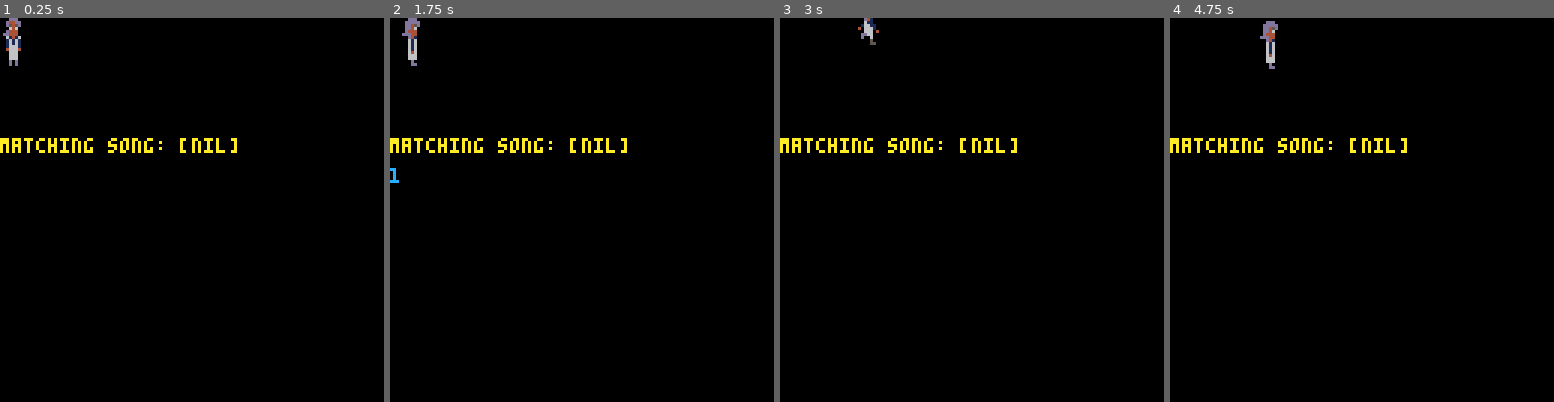
Above: before the commit, frames 1-4 (left to right).
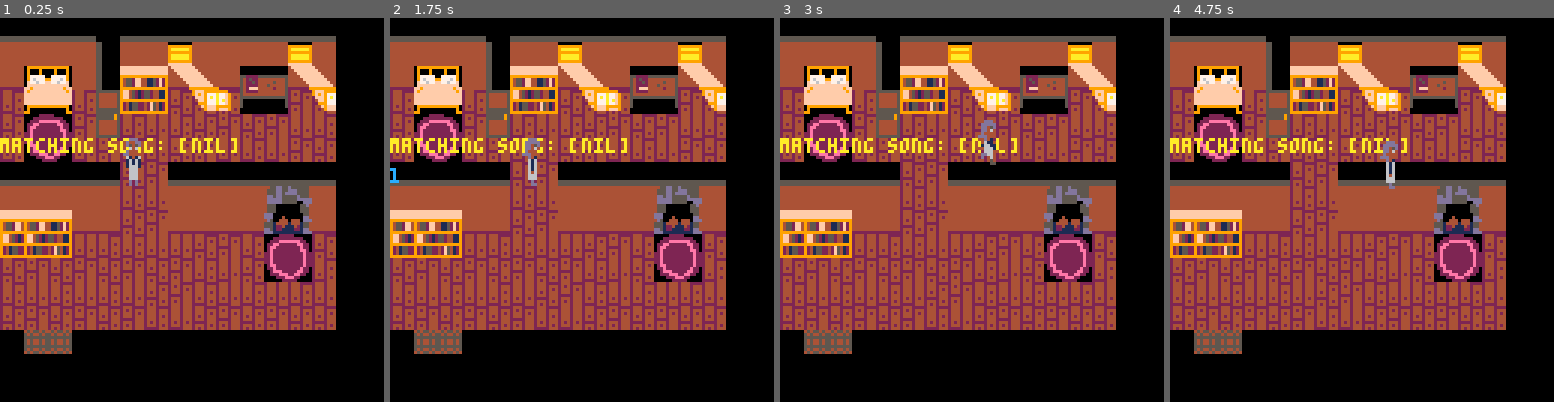
Above: after the commit, the same moments.

Repository: jamala/ggj-homesong
Game: PICO-8 cartridge homesong.p8
Two runs of this game, one before a commit and one after it. Both use one fixed random seed, a clock stepped at 60 frames per second and the inputs below.
Inputs:
- Up to frame 1 (0.25 s): no input
- Up to frame 2 (1.75 s): tap X (X key) at 0.33, 1.07 s; tap O (Z key) at 0.7, 1.7 s; hold Right from 1.6 s (still down)
- Up to frame 3 (3 s): tap X (X key) at 1.85, 2.97 s; release Right at 2.1 s; tap O (Z key) at 2.1, 2.5, 2.9 s; hold Up 2.15-2.42 s; hold Right from 2.47 s (still down)
- Up to frame 4 (4.75 s): release Right at 3.03 s; hold Left 3.08-3.58 s; tap O (Z key) every 0.4 s from 3.3 to 4.5 s; hold Down 3.63-3.97 s; hold Right 4.02-4.68 s; tap X (X key) at 4.08 s; hold Up from 4.73 s (still down)

The runs differ from the first frame. In frame 1, 61% of the frame differs, in the area x 0-88%, y 0-88%; in frame 2, 61%; in frame 3, 61%; in frame 4, 61%.

Commit message:
inside/outside behavior

Diff:
--- a/homesong.p8
+++ b/homesong.p8
@@ -3,6 +3,7 @@
 __lua__
 
 function _init()
+ inside = true
 	singing = false
 	vollow = false
 	songlist =
@@ -14,12 +15,12 @@
 
 
 	world = {}
-
-	play_inside(64)
-
 	maplocked = true
 	debug = {}
 
+	go_inside()
+	player.x=40
+	player.y=40
 end
 
 function _update()
@@ -92,10 +93,26 @@
 	if (m) then
 	playerspr:update()
 	else playerspr.frame = 1 end
+
+
+ if inside then
+  tileflag=fget(mget(player.x/8,player.y/8))
+  if tileflag == 64 then go_outside() end
+ else
+  tileflag=fget(mget(player.x/8+16,player.y/8+1))
+  if tileflag == 128 then go_inside() end
+ end
 end
 
 function _draw()
  cls()
+ if inside then
+  map(0,0,0,0,14,14)
+  camera()
+ else
+  map(16,1,0,0,100,100)
+ 	camera(player.x-64,player.y-64)
+ end
  print ("matching song: ",0,40,10)
  print (match,60,40,10)
  for i = 1,#notes do
@@ -115,10 +132,24 @@
  for i = 1, #debug do
 
 
- 	print(debug[i],75,10*i,10)
+ print(debug[i],player.x,player.y-40,10)
  end
  debug = {}
 
+end
+
+function go_inside()
+ inside=true
+	play_inside(64)
+ player.x=10
+ player.y=90
+end
+
+function go_outside()
+ inside=false
+ play_outside(64)
+ player.x=405
+ player.y=245
 end
 -->8
 
@@ -358,151 +389,179 @@
 00222eee22ee220055512241114215549241552242f54129555122411142155400066600000506000006050000066600000d060000060d000244555544444420
 0000222eee220000dd51221111221dd49241552242f54129dd51221111221dd4000d0d0000000d00000d00000005050000000500000500000244555544444420
 0000002222200000ddd1111111111ddd9999999999999999ddd1111111111ddd000d0d0000000d00000d00000005050000000500000500000222555522222220
+0000000000000000000000000000000000000000000000000000000000000000000000000000000000000000000000000000000000000000000000e3f3e3f3f3
+e3f3e2f2e3f300000000000000000000000000000000000000000000000000000000000000000000000000000000000000000000000000000000000000000000
+0000000000000000000000000000000000000000000000000000000000000000000000000000000000000000000000000000000000000000000000e2f2e2f2e2
+f3e2f2e2f2e200000000000000000000000000000000000000000000000000000000000000000000000000000000000000000000000000000000000000000000
+0000000000000000000000000000000000000000000000000000000000000000000000000000000000000000000000000000000000000000000000e3f3e3f3f2
+f2e3f3e3f3e300000000000000000000000000000000000000000000000000000000000000000000000000000000000000000000000000000000000000000000
+0000000000000000000000000000000000000000000000000000000000000000000000000000000000000000000000000000000000000000000000e2f2e2f2e2
+f2e2f2e2f2e200000000000000000000000000000000000000000000000000000000000000000000000000000000000000000000000000000000000000000000
+0000000000000000000000000000000000000000000000000000000000000000000000000000000000000000000000000000000000000000000000e3f3e3f3e3
+f3e3f3e3f3e300000000000000000000000000000000000000000000000000000000000000000000000000000000000000000000000000000000000000000000
 __gff__
 0000000000000000000000000000000000000000000000000000000000000000000000000000000000000000000000000000000000000000000000000000000000000001000101004000000000000000000000000001010000000000000000000000000000000000000000000000808000000000000000000000000000008080
 0000000000000000000000000000000000000000000000000000000000000000000000000000000000000000000000000000000000000000000000000000000000000000000000000000000000000000000000000000000000000000000000000000000000000000000000000000000000000000000000000000000000000000
 __map__
-4747474700474747474747474747470000000000000000000000000000000000000000000000000000000000000000000000000000000000000000000000000000000000000000000000000000000000000000000000000000000000000000000000000000000000000000000000000000000000002e2f2f2e2f2e2f2e2f2f2f
-4343434358434344434343434443430000000000000000000000000000000000000000000000000000000000000000000000000000000000000000000000000000000000000000000000000000000000000000000000000000000000000000000000000000000000000000000000000000000000003e3f2e3e3f3e3f3e3f3e3f
-424546435864655a4a5452535a4a540000000000000000000000000000000000000000000000000000000000000000000000000000000000000000000000000000000000000000000000000000000000000000000000000000000000000000000000000000000000000000000000000000000000002e2f2f2e2f3f2f6e6f2e2f
-50555650497475404b4c6263414b4c0000000000000000000000000000000000000000000000000000000000000000000000000000000000000000000000000000000000000000000000000000000000000000000000000000000000000000000000000000000000000000000000000000000000003e3f2e3e3f2f3f7e7f3e3f
-4060614159505150404140415150510000000000000000000000000000000000000000000000000000000000000000000000000000000000000000000000000000000000000000000000000000000000000000000000000000000000000000000000000000000000000000000000000000000000002e2f2e2f2f2e2f3f2f2e2f
-5070715141505140415150514140410000000000000000000000000000000000000000000000000000000000000000000000000000000000000000000000000000000000000000000000000000000000000000000000000000000000000000000000000000000000000000000000000000000000003e3f3e3f3f3e3f2e2f3e3f
-4747474747404147474747474747470000000000000000000000000000000000000000000000000000000000000000000000000000000000000000000000000000000000000000000000000000000000000000000000000000000000000000000000000000000000000000000000000000000000002e2f2e2f2e3f2e2f2e2f2e
-4343434343505143434343666743430000000000000000000000000000000000000000000000000000000000000000000000000000000000000000000000000000000000000000000000000000000000000000000000000000000000000000000000000000000000000000000000000000000000003e3f3e3f2f2f3e3f3e3f3e
-6464654242404142424242767742420000000000000000000000000000000000000000000000000000000000000000000000000000000000000000000000000000000000000000000000000000000000000000000000000000000000000000000000000000000000000000000000000000000000002e2f2e2f2e2f2e2f2e2f2e
-7474755150505151404150606140410000000000000000000000000000000000000000000000000000000000000000000000000000000000000000000000000000000000000000000000000000000000000000000000000000000000000000000000000000000000000000000000000000000000003e3f3e3f3e3f3e3f3e3f3e
+4747474700474747474747474747470000000000000000000000000000000000000000000000000000000000000000000000000000000000000000000000000000000000000000000000000000000000000000000000000000000000000000000000000000000000000000000000000000000000000000000000000000000000
+4343434358434344434343434443430000000000000000000000000000000000000000000000000000000000000000000000000000000000000000000000000000000000000000000000000000000000000000000000000000000000000000000000000000000000000000000000000000000000000000000000000000000000
+424546435864655a4a5452535a4a540000000000000000000000000000000000000000000000000000000000000000000000000000000000000000000000000000000000000000000000000000000000000000000000000000000000000000000000000000000000000000000000000000000000000000000000000000000000
+50555650497475404b4c6263414b4c0000000000000000000000000000000000000000000000000000000000000000000000000000000000000000000000000000000000000000000000000000000000000000000000000000000000000000000000000000000000000000000000000000000000000000000000000000000000
+4060614159505150404140415150510000000000000000000000000000000000000000000000000000000000000000000000000000000000000000000000000000000000000000000000000000000000000000000000000000000000000000000000000000000000000000000000000000000000000000000000000000000000
+5070715141505140415150514140410000000000000000000000000000000000000000000000000000000000000000000000000000000000000000000000000000000000000000000000000000000000000000000000000000000000000000000000000000000000000000000000000000000000000000000000000000000000
+4747474747404147474747474747470000000000000000000000000000000000000000000000000000000000000000000000000000000000000000000000000000000000000000000000000000000000000000000000000000000000000000000000000000000000000000000000000000000000000000000000000000000000
+4343434343505143434343666743430000000000000000000000000000000000000000000000000000000000000000000000000000000000000000000000000000000000000000000000000000000000000000000000000000000000000000000000000000000000000000000000000000000000000000000000000000000000
+6464654242404142424242767742420000000000000000000000000000000000000000000000000000000000000000000000000000000000000000000000000000000000000000000000000000000000000000000000000000000000000000000000000000000000000000000000000000000000000000000000000000000000
+7474755150505151404150606140410000000000000000000000000000000000000000000000000000000000000000000000000000000000000000000000000000000000000000000000000000000000000000000000000000000000000000000000000000000000000000000000000000000000000000000000000000000000
 4041404140414041505140707150510000000000000000000000000000000000000000000000000000000000000000000000000000000000000000000000000000000000000000000000000000000000000000000000000000000000000000000000000000000000000000000000000000000000000000000000000000000000
 5051505150514041505150515051500000000000000000000000000000000000000000000000000000000000000000000000000000000000000000000000000000000000000000000000000000000000000000000000000000000000000000000000000000000000000000000000000000000000000000000000000000000000
 4041404140415051404140414040410000000000000000000000000000000000000000000000000000000000000000000000000000000000000000000000000000000000000000000000000000000000000000000000000000000000000000000000000000000000000000000000000000000000000000000000000000000000
 0048480000000000000000000000000000000000000000000000000000000000000000000000000000000000000000000000000000000000000000000000000000000000000000000000000000000000000000000000000000000000000000000000000000000000000000000000000000000000000000000000000000000000
-…(130 lines of a section not shown)…
+0000000000000000000000000000000000000000000000000000000000000000000000000000000000000000000000000000000000000000000000000000000000000000000000000000000000000000000000000000000000000000000000000000000000000000000000000000000000000000000000000000000000000000
+0000000000000000000000000000000000000000000000000000000000000000000000000000000000000000000000000000000000000000000000000000000000000000000000000000000000000000000000000000000000000000000000000000000000000000000000000000000000000000000000000000000000000000
+0000000000000000000000000000000000000000000000000000000000000000000000000000000000000000000000000000000000000000000000000000000000000000000000000000000000000000000000000000000000000000000000000000000000000000000000000000000000000000000000000000000000000000
+0000000000000000000001000000000000000000000000000000000000000000000000000000000000000000000000000000000000000000000000000000000000000000000000000000000000000000000000000000000000000000000000000000000000000000000000000000000000000000000000000000000000000000
+0000000000000000000000010101010101010000000000000000000000000000000000000000000000000000000000000000000000000000000000000000000000000000000000000000000000000000000000000000000000000000000000000000000000000000000000000000000000000000000000000000000000000000
+0000000000000000000000000000000000000000000000000000000000000000000000000000000000000000000000000000000000000000000000000000000000000000000000000000000000000000000000000000000000000000000000000000000000000000000000000000000000000000000000000000000000000000
+0000000000000000000000000000000000000000000000000000000000000000000000000000000000000000000000000000000000000000000000000000000000000000000000000000000000000000000000000000000000000000000000000000000000000000000000000000000000000000000000000000000000000000
+0000000000000000000000000000000000000000000000000000000000000000000000000000000000000000000000000000000000000000000000000000000000000000000000000000000000000000000000000000000000000000000000000000000000000000000000000000000000000000000000000000000000000000
+0000000000000000000000000000000000000000000000000000000000000000000000000000000000000000000000000000000000000000000000000000000000000000000000000000000000000000000000000000000000000000000000000000000000000000000000000000000000000000000000000000000000000000
+0000000000000000000000000000000000000000000000000000000000000000000000000000000000000000000000000000000000000000000000000000000000000000000000000000000000000000000000000000000000000000000000000000000000000000000000000000000000000000000000000000000000000000
+0000000000000000000000000000000000000000000000000000000000000000000000000000000000000000000000000000000000000000000000000000000000000000000000000000000000000000000000000000000000000000000000000000000000000000000000000000000000000000000000000000000000000000
+0000000000000000000000000000000000000000000000000000000000000000000000000000000000000000000000000000000000000000000000000000000000000000000000000000000000000000000000000000000000000000000000000000000000000000000000000000000000000000000000000000000000000000
+0000000000000000000000000000000000000000000000000000000000000000000000000000000000000000000000000000000000000000000000000000000000000000000000000000000000000000000000000000000000000000000000000000000000000000000000000000000000000000000000000000000000000000
+00000000000000000000000000000000000000000000000000000000000000000000000000000000000000000000000000000000000000000000002e2f2f2e2f2e2f2e2f2f2f00000000000000000000000000000000000000000000000000000000000000000000000000000000000000000000000000000000000000000000
+00000000000000000000000000000000000000000000000000000000000000000000000000000000000000000000000000000000000000000000003e3f2e3e3f3e3f3e3f3e3f00000000000000000000000000000000000000000000000000000000000000000000000000000000000000000000000000000000000000000000
+00000000000000000000000000000000000000000000000000000000000000000000000000000000000000000000000000000000000000000000002e2f2f2e2f3f2f6e6f2e2f00000000000000000000000000000000000000000000000000000000000000000000000000000000000000000000000000000000000000000000
+00000000000000000000000000000000000000000000000000000000000000000000000000000000000000000000000000000000000000000000003e3f2e3e3f2f3f7e7f3e3f00000000000000000000000000000000000000000000000000000000000000000000000000000000000000000000000000000000000000000000
+00000000000000000000000000000000000000000000000000000000000000000000000000000000000000000000000000000000000000000000002e2f2e2f2f2e2f3f2f2e2f00000000000000000000000000000000000000000000000000000000000000000000000000000000000000000000000000000000000000000000
+…(130 lines of a section not shown)…
